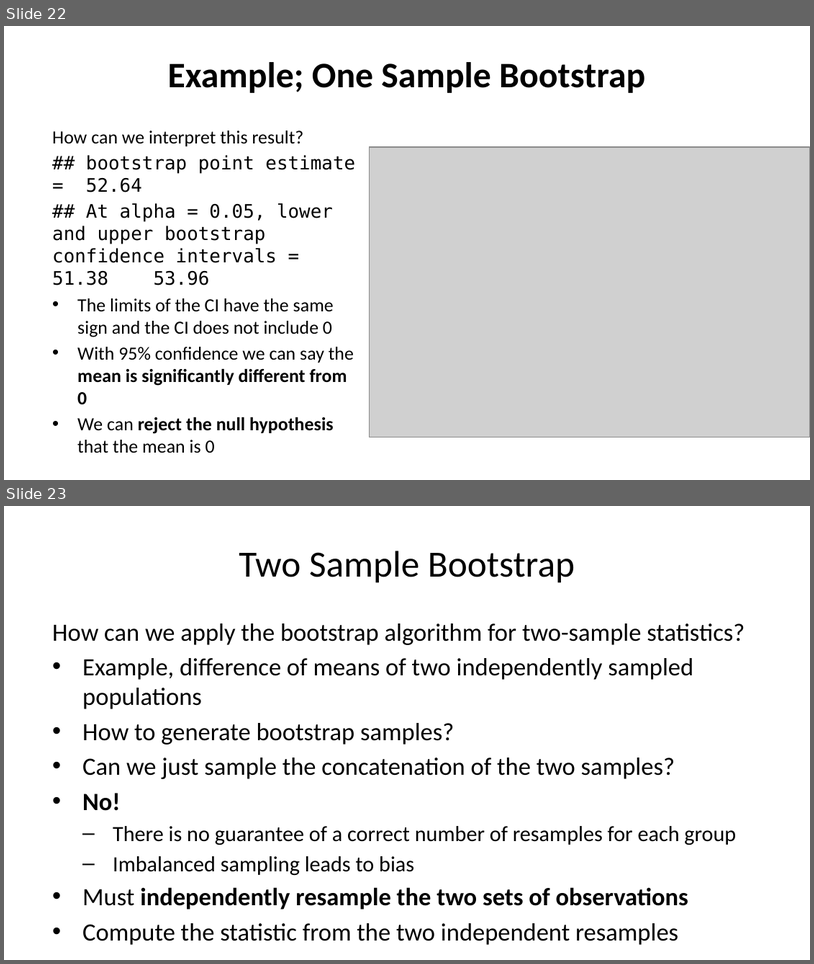
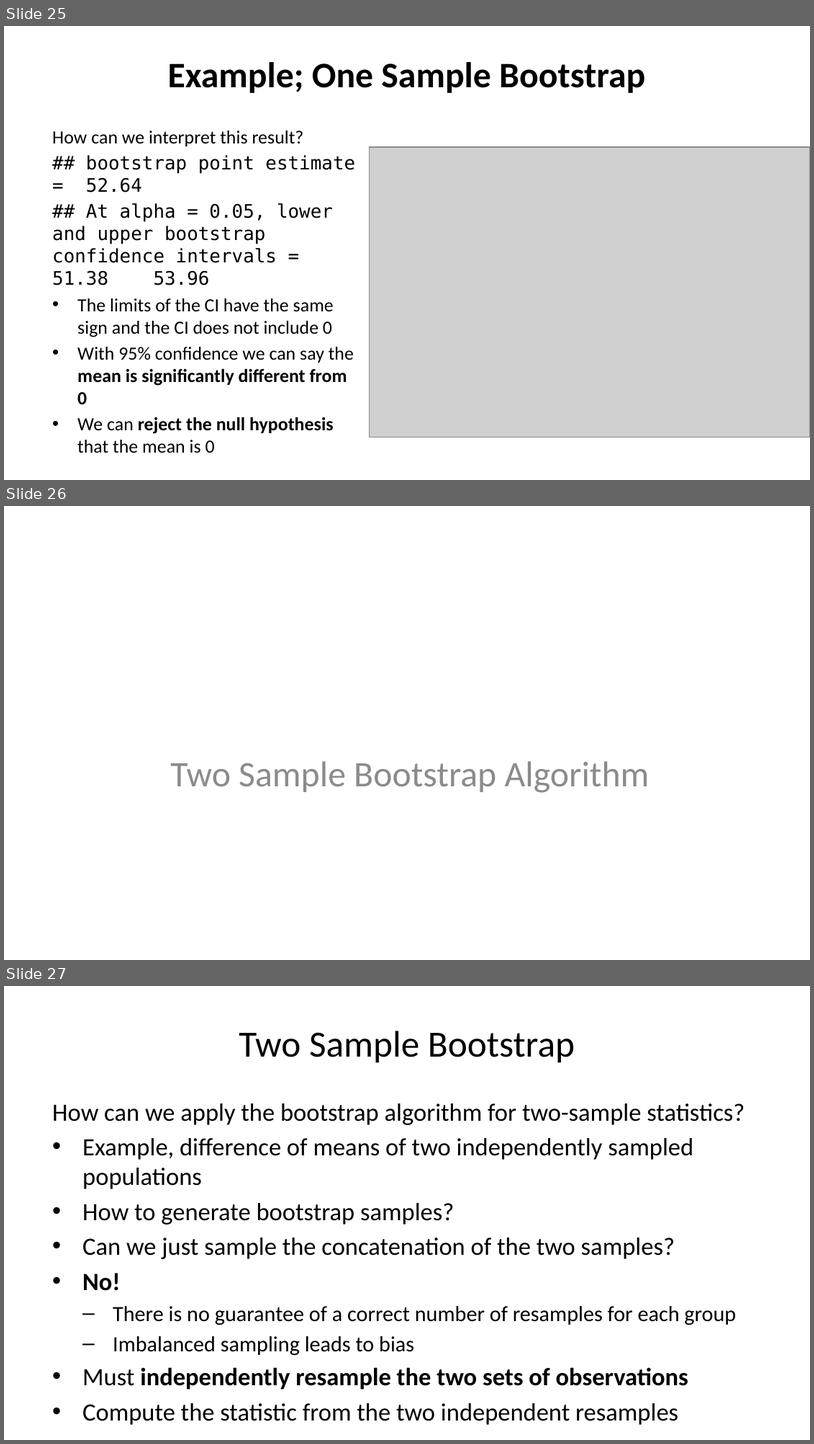
Before and after one commit to StephenElston/CSCI-E-83, a slide deck: LectureSlides/06b_IntroductionToBootstrap.pptx. Shown one above the other, each under a label of ours: slides 22 and 23 before the commit, slides 25, 26 and 27 after it. The pictures are 814x964 and 814x1444 pixels, drawn with LibreOffice and Linux fonts; fonts in the diff are those of the drawing; grey boxes stand for pictures. Boxes give left, top, right and bottom in pixels: in the first picture for what was removed or moved away, otherwise in the second. Text is boxed around its words. In the diff, an @@ line names an element or a change of style, - is before the commit and + after.

Commit message:
Improved text on slides, added figure for bootstrap CIs

```diff
--- a/LectureSlides/06b_IntroductionToBootstrap.pptx
+++ b/LectureSlides/06b_IntroductionToBootstrap.pptx
@@ slide 26 added at [4,506,810,960], background #FFFFFF @@
@@ text added at [170,761,650,793], 32 pt, text #8C8C8C @@
+Two Sample Bootstrap Algorithm
@@ what was slide 22 is now slide 25 @@
@@ what was slide 23 is now slide 27 @@
```
Also in this commit, not shown: 5 slides changed, 4 other slides added.
